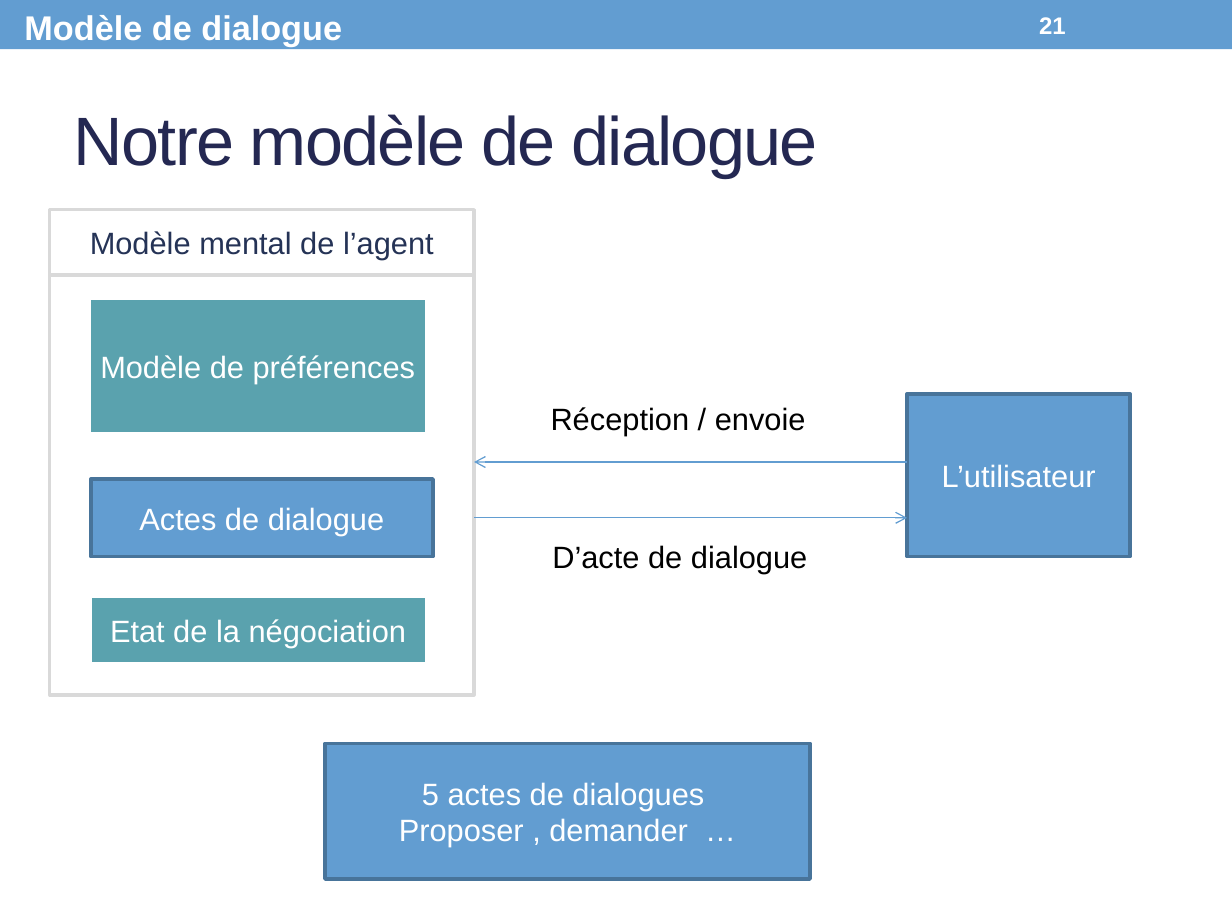
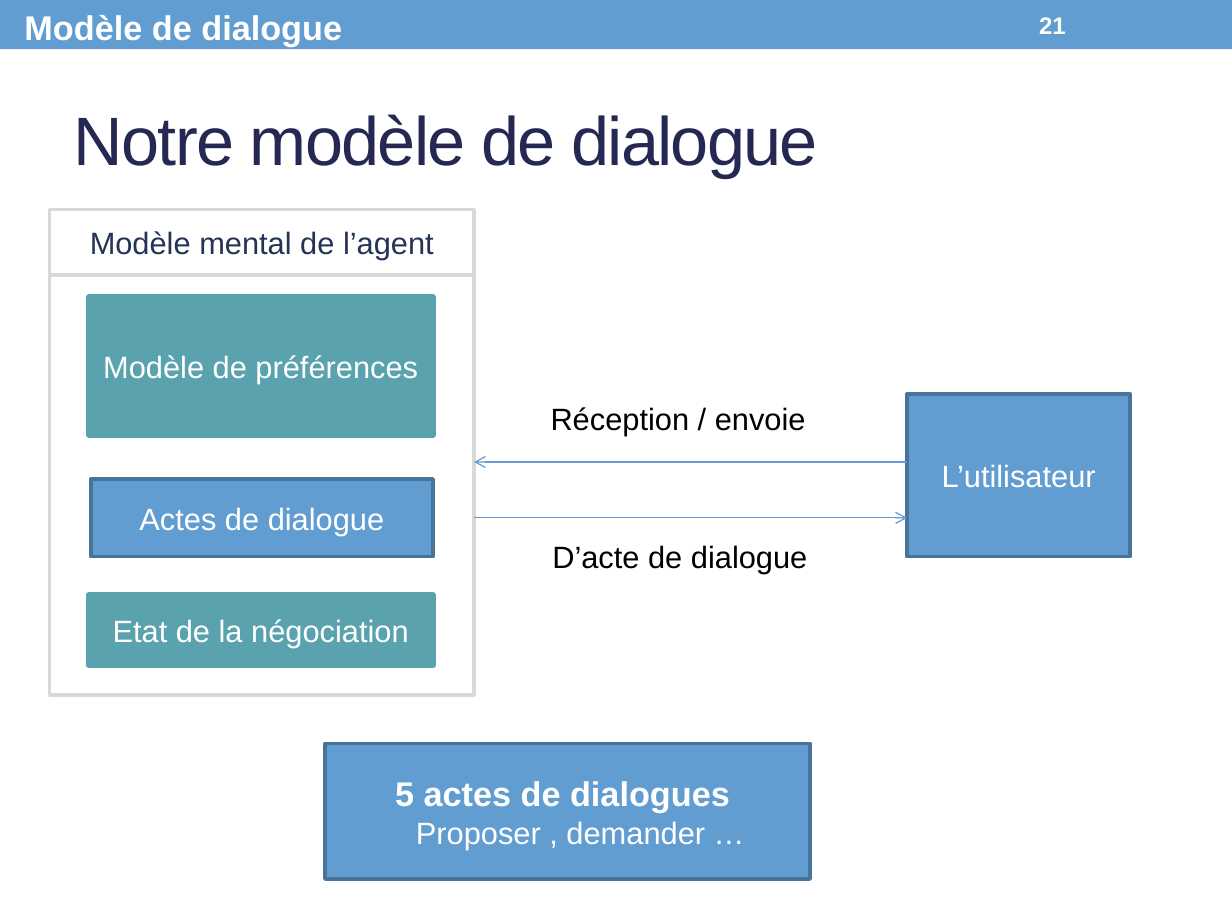
Before and after one commit to Olydia/Discolog, a slide deck: slide 21 of papers/Presentations/CPU_Presentation.pptx. Drawn at 1232x924 pixels with LibreOffice and Linux fonts; fonts in the diff are those of the drawing. Boxes give left, top, right and bottom in pixels: in the first picture for what was removed or moved away, otherwise in the second. Text is boxed around its words. In the diff, an @@ line names an element or a change of style, - is before the commit and + after.

```diff
--- a/papers/Presentations/CPU_Presentation.pptx
+++ b/papers/Presentations/CPU_Presentation.pptx
@@ rectangle "Modèle de préférences" at [89, 297, 434, 435]: outline #FFFFFF 3.5 pt to #5AA2AE 3.5 pt @@
@@ rectangle "Modèle de préférences": place and size @@
-rectangle "Modèle de préférences" at [87, 297, 428, 435]
+rectangle "Modèle de préférences" at [89, 297, 434, 435]
@@ rectangle "Etat de la négociation": place and size @@
-rectangle "Etat de la négociation" at [89, 595, 428, 665]
+rectangle "Etat de la négociation" at [89, 595, 434, 665]
@@ rectangle "Etat de la négociation" at [89, 595, 434, 665]: outline #FFFFFF 3.5 pt to #5AA2AE 3.5 pt @@
@@ text in rectangle at [395, 781, 730, 812]: size 18 to 20 pt, bold on in "5 actes de dialogues" @@
```
Also in this commit, not shown: 6 other slides changed, 2 other files.
